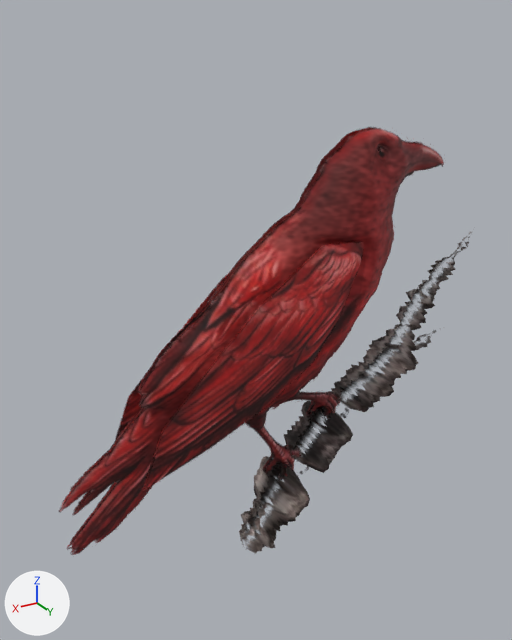
What one commit did to the glTF model outputs/scenes/raven_flight_blender_master.glb.
The view is the same before and after, from a 50 mm lens placed at (1.51, 2.41, 1.34), pointed at (0.01, -0.09, 0.09). Lighting does not change. The marker at lower left points along +X, +Y and +Z. The picture after the commit comes second. Where no turn or scale is listed for an object, it has been applied to the vertices. Vertices at exactly the same position are counted once.

In view in the first picture: 'Prop_Branch', 'Subject_Torso', 'Subject_Wing_Dorsal', 'Subject_Wing_Ventral'.
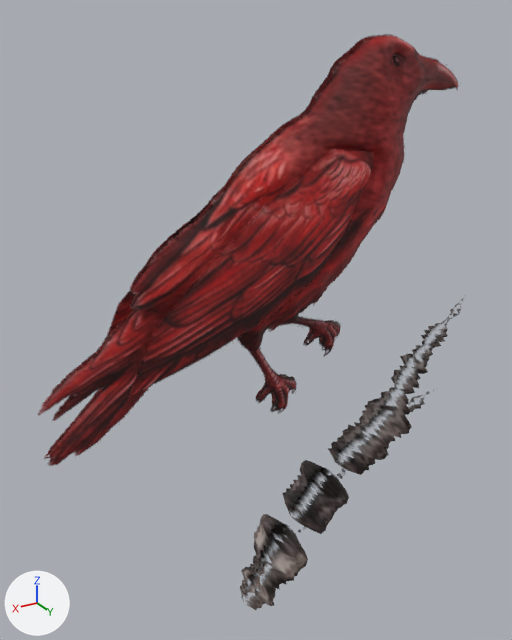
Where the newer file only moved an object's origin or applied its transform, the numbers keep the older frame.

The change in detail:
me_subject_torso is used by ob_subject_torso; location (0.0, 0.0, 0.0).
me_subject_torso had 6184 vertices, 12370 faces and spanned x -0.98..1.0, y -0.22..0.18, z -0.77..0.92.
me_subject_torso now has 6184 vertices, 12370 faces and spans x -1.02..1.04, y -0.22..0.18, z -0.38..1.29.
me_subject_torso part 1: the whole mesh is turned -3.5 degrees about the y axis through its middle, then moved by (0.0, 0.0, 0.4).
me_subject_wing_dorsal is used by ob_subject_wing_dorsal; location (0.0, 0.0, 0.0).
me_subject_wing_dorsal had 2112 vertices, 4220 faces and spanned x -0.402..0.69, y 0.071..0.175, z -0.438..0.479.
me_subject_wing_dorsal now has 2112 vertices, 4220 faces and spans x -0.429..0.715, y 0.071..0.175, z 0.003..0.869.
me_subject_wing_dorsal part 2: the whole mesh is turned -3.5 degrees about the y axis through its middle, then moved by (-0.002, 0.0, 0.409).
me_subject_wing_ventral is used by ob_subject_wing_ventral; location (0.0, 0.0, 0.0).
me_subject_wing_ventral had 2311 vertices, 4618 faces and spanned x -0.422..0.71, y -0.249..-0.145, z -0.458..0.5.
me_subject_wing_ventral now has 2311 vertices, 4618 faces and spans x -0.449..0.736, y -0.249..-0.145, z -0.018..0.888.
me_subject_wing_ventral part 3: the whole mesh is turned -3.5 degrees about the y axis through its middle, then moved by (-0.002, 0.0, 0.409).
Object 'Prop_Branch' (ob_prop_branch) moves from (0.0, 0.0, 0.0) to (0.0, 0.0, -0.35).

What differs and where, as boxes [x1, y1, x2, y2] in the pictures (512 x 640 px):
'Subject_Torso', moved, turned: before [59, 127, 446, 555]; after [38, 34, 458, 466]
'Subject_Wing_Dorsal', moved, turned: before [144, 241, 364, 490]; after [130, 149, 375, 396]
'Prop_Branch', moved: before [239, 231, 472, 554]; after [240, 298, 463, 610]
'Subject_Wing_Ventral', moved, turned: before [115, 271, 231, 440]; after [107, 291, 135, 336]
